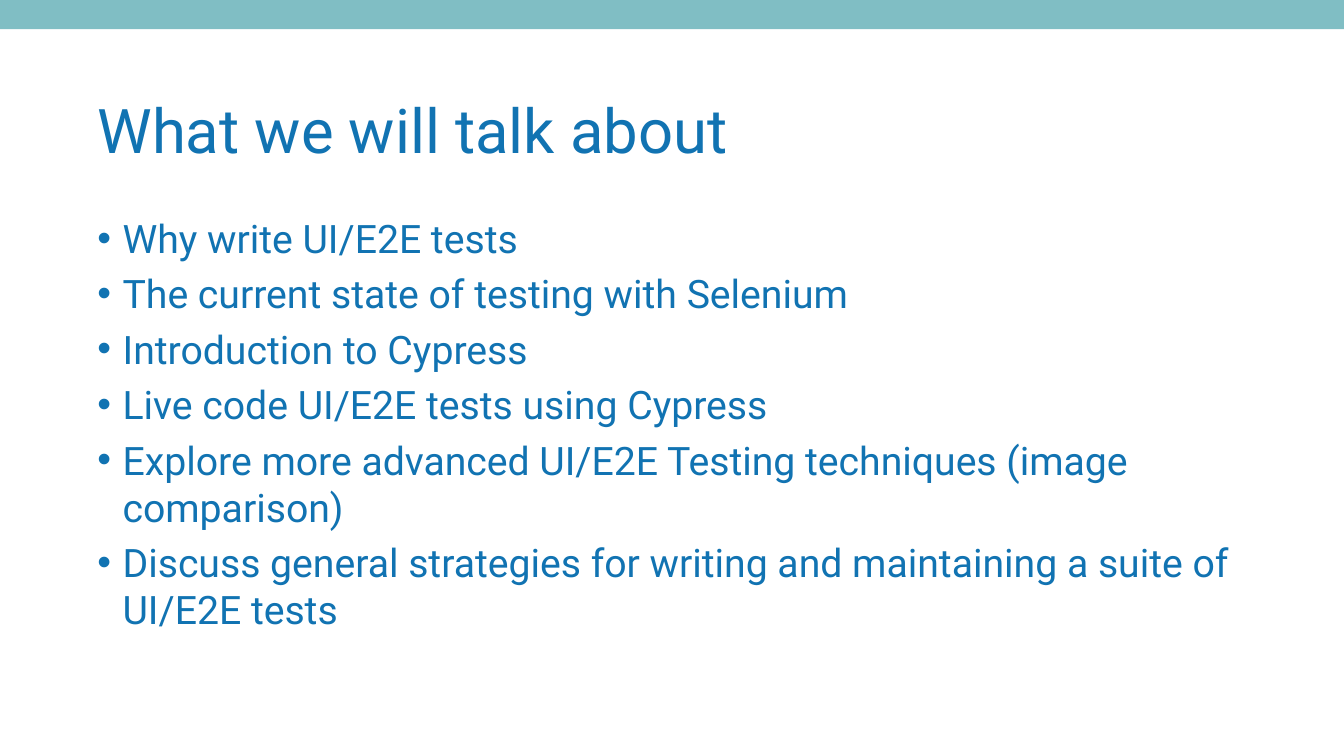
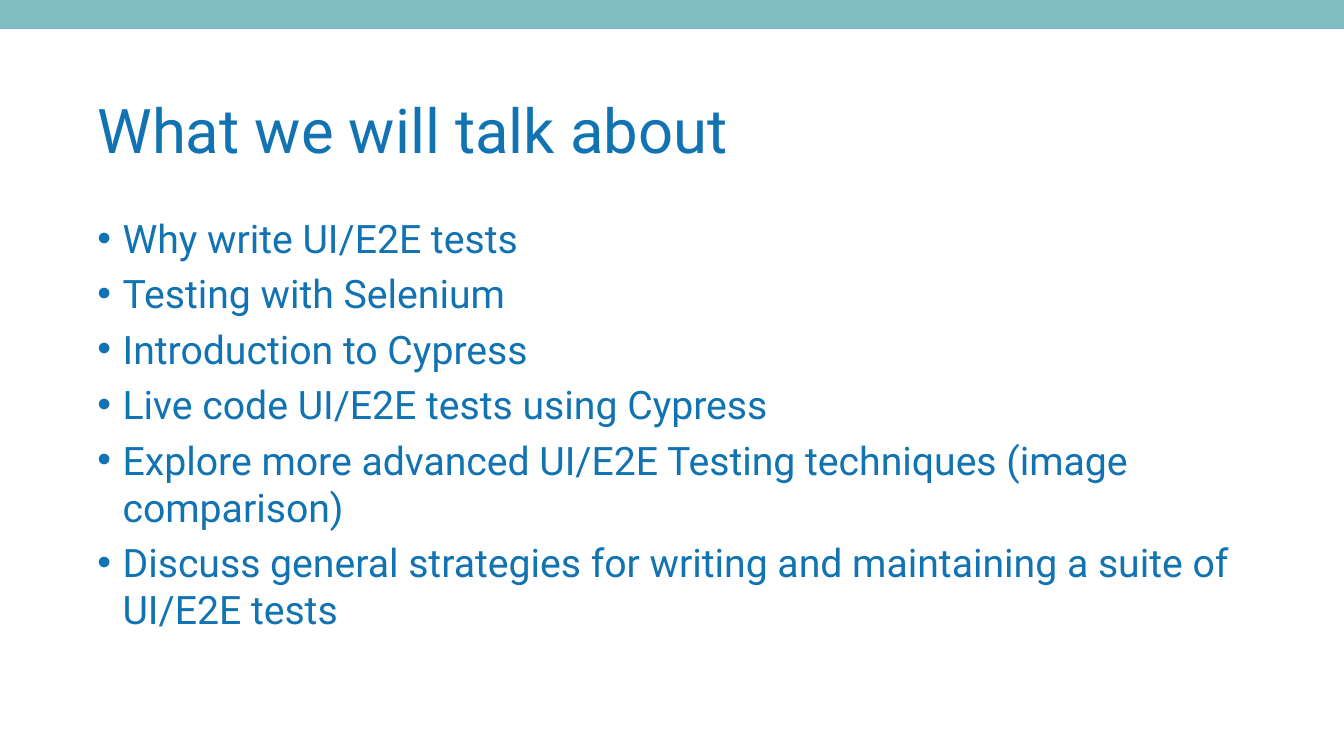
Before and after one commit to MatthewYKnowles/atlanta-code-camp-2019, a slide deck: slide 3 of And Now Seleniums Watch is Ended.pptx. Drawn at 1344x756 pixels with LibreOffice and Linux fonts; fonts in the diff are those of the drawing; background and template pictures are left out. Boxes give left, top, right and bottom in pixels: in the first picture for what was removed or moved away, otherwise in the second. Text is boxed around its words. In the diff, an @@ line names an element or a change of style, - is before the commit and + after.

```diff
--- a/And Now Seleniums Watch is Ended.pptx
+++ b/And Now Seleniums Watch is Ended.pptx
@@ text at [123, 278, 505, 316]: text changed @@
-• The current state of testing with Selenium
+• Testing with Selenium
```
Also in this commit, not shown: 5 other slides changed, 3 slides added, 4 slides removed, 7 other files.
